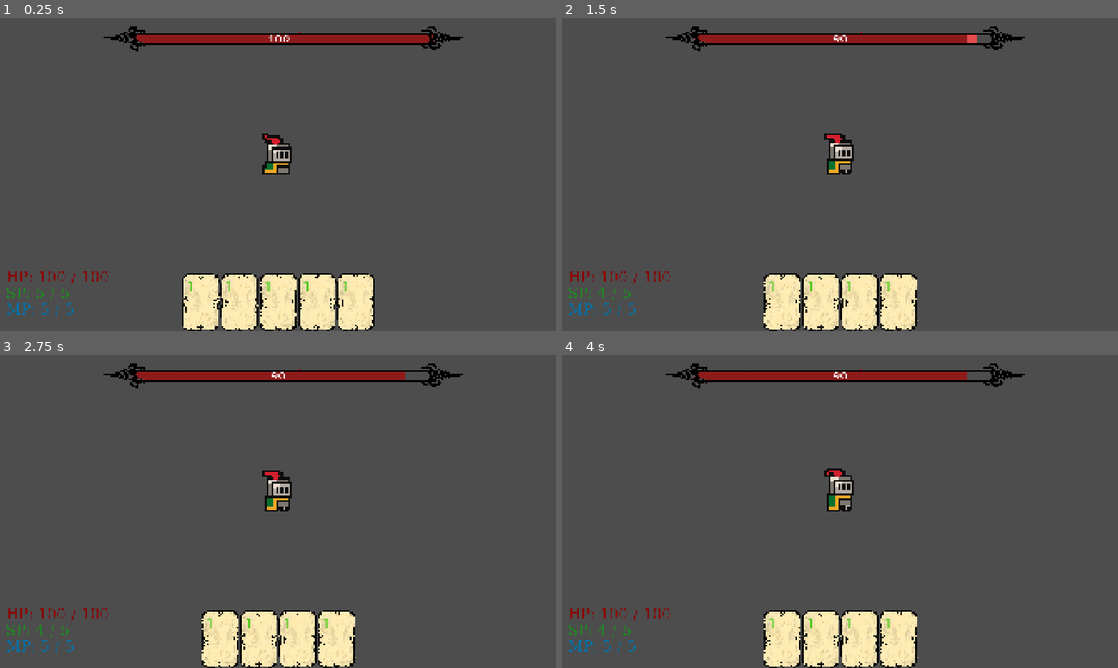
Above: before the commit, frames 1-4 (two rows, left to right).
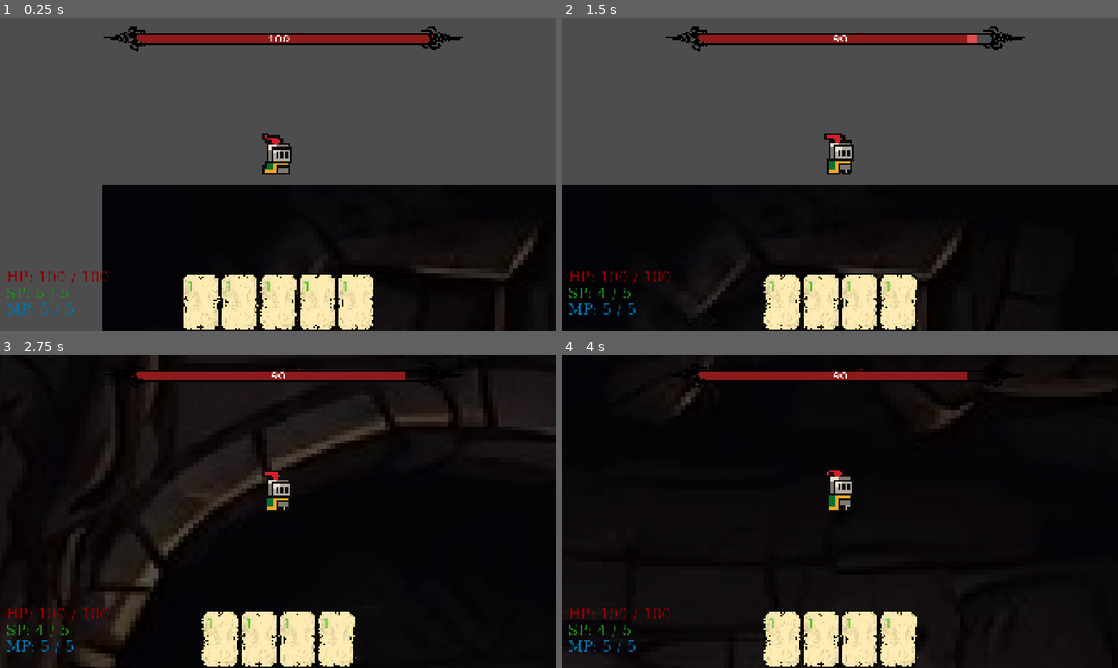
Above: after the commit, the same moments.

Repository: Leony-Liu/LW_game_development
Game: Godot game, scene res://Scene/MAIN/MAIN.tscn
Two runs of this game, one before a commit and one after it. Both use one fixed random seed, a clock stepped at 60 frames per second and the inputs below. This scene is started directly instead of the project's main scene.
Inputs (mouse positions are in pixels of both pictures, inside the frame that each line leads up to):
- Up to frame 1 (0.25 s): no input
- Up to frame 2 (1.5 s): click (762, 302) at 0.52 s; hold D (Right) from 1.28 s (still down); hold Space (block_key) from 1.28 s (still down)
- Up to frame 3 (2.75 s): release D (Right) at 2.03 s; release Space (block_key) at 2.03 s; hold S (Down) from 2.03 s (still down); tap Space (block_key) at 2.1 s
- Up to frame 4 (4 s): release S (Down) at 2.78 s; hold D (Right) 2.78-3.53 s; hold Space (block_key) 2.78-3.53 s; hold W (Up) from 3.53 s (still down); tap Space (block_key) at 3.6 s

The runs differ from the first frame. In frame 1, 32% of the frame differs, in the area x 18-100%, y 53-100%; in frame 2, 42%; in frame 3, 92%; in frame 4, 92%, in the area x 0-100%, y 0-100%.

Commit message:
新增（战斗场景-敌人）：攻击动画连接至逻辑，可以控制快慢刀效果

Diff:
--- a/Scene/Battle_scene/Battlescene.tscn
+++ b/Scene/Battle_scene/Battlescene.tscn
@@ -1,7 +1,8 @@
-[gd_scene load_steps=8 format=3 uid="uid://dendpgv3l41yl"]
+[gd_scene load_steps=9 format=3 uid="uid://dendpgv3l41yl"]
 
 [ext_resource type="Script" uid="uid://2fhw3cnsqx6o" path="res://Scene/Battle_scene/Scripts/battle_game_manager.gd" id="1_ebhhr"]
 [ext_resource type="Script" uid="uid://cjkwkg4utu1o8" path="res://Scene/Battle_scene/Scripts/card_manager.gd" id="1_ygjx7"]
+[ext_resource type="Texture2D" uid="uid://cs83oeaei66dt" path="res://Scene/Battle_scene/Arts/test_background.jpg" id="2_eei88"]
 [ext_resource type="PackedScene" uid="uid://7cdujhisinjp" path="res://Scene/Player_Battle_Scene/player.tscn" id="2_noken"]
 [ext_resource type="PackedScene" uid="uid://ci2n0jrhben06" path="res://Scene/Enemy_Battle_Scene/Enemy.tscn" id="3_mvvqq"]
 [ext_resource type="Script" uid="uid://cn6n0udgtnrfh" path="res://Scene/Battle_scene/Scripts/battle_ui_manager.gd" id="3_nr23r"]
@@ -12,6 +13,12 @@
 script = ExtResource("1_ebhhr")
 
 [node name="Environment" type="Node2D" parent="."]
+
+[node name="Sprite2D" type="Sprite2D" parent="Environment"]
+modulate = Color(0.33, 0.33, 0.33, 1)
+position = Vector2(981.5, 540)
+scale = Vector2(2.115, 1.92115)
+texture = ExtResource("2_eei88")
 
 [node name="Player" parent="." instance=ExtResource("2_noken")]
 position = Vector2(170, 166)
--- a/Scene/Battle_scene/PrivateScene/UI/PlayerInformation/player_infromation.tscn
+++ b/Scene/Battle_scene/PrivateScene/UI/PlayerInformation/player_infromation.tscn
@@ -3,6 +3,9 @@
 [ext_resource type="Script" uid="uid://bevfk1a46rt8a" path="res://Scene/Battle_scene/PrivateScene/UI/PlayerInformation/player_infromation.gd" id="1_on5e8"]
 
 [sub_resource type="FontFile" id="FontFile_on5e8"]
+subpixel_positioning = 0
+msdf_pixel_range = 14
+msdf_size = 128
 cache/0/16/0/ascent = 0.0
 cache/0/16/0/descent = 0.0
 cache/0/16/0/underline_position = 0.0
--- a/Scene/Enemy_Battle_Scene/PrivateScene/EnemyVisuals/enemy_visuals.tscn
+++ b/Scene/Enemy_Battle_Scene/PrivateScene/EnemyVisuals/enemy_visuals.tscn
@@ -1,59 +1,7 @@
-[gd_scene load_steps=6 format=3 uid="uid://dvwff7fyjmfoc"]
-
+[gd_scene load_steps=7 format=3 uid="uid://dvwff7fyjmfoc"]
+
+[ext_resource type="Script" uid="uid://cvdg0ha3hk2rr" path="res://Scene/Enemy_Battle_Scene/PrivateScene/EnemyVisuals/enemy_visuals_manager.gd" id="1_e7gmr"]
 [ext_resource type="Texture2D" uid="uid://bweod8v1ggb1u" path="res://Scene/Enemy_Battle_Scene/PrivateScene/EnemyVisuals/Arts/整图.png" id="1_v2abk"]
-
-[sub_resource type="Animation" id="Animation_v2abk"]
-resource_name = "idle"
-length = 2.0
-loop_mode = 1
-tracks/0/type = "value"
-tracks/0/imported = false
-tracks/0/enabled = true
-tracks/0/path = NodePath("Character/Body/Chest:position")
-tracks/0/interp = 1
-tracks/0/loop_wrap = true
-tracks/0/keys = {
-"times": PackedFloat32Array(0, 1.00047, 2),
-"transitions": PackedFloat32Array(1, 1, 1),
-"update": 0,
-"values": [Vector2(16, -222), Vector2(16, -229), Vector2(16, -222)]
-}
-tracks/1/type = "value"
-tracks/1/imported = false
-tracks/1/enabled = true
-tracks/1/path = NodePath("Character/Body/Chest/arm-up-r/arm-low-r/hand-r/Weapon:position")
-tracks/1/interp = 1
-tracks/1/loop_wrap = true
-tracks/1/keys = {
-"times": PackedFloat32Array(0, 0.833333, 2),
-"transitions": PackedFloat32Array(1, 1, 1),
-"update": 0,
-"values": [Vector2(-40.6882, 32.4359), Vector2(-39.5507, 28.4629), Vector2(-40.6882, 32.4359)]
-}
-tracks/2/type = "value"
-tracks/2/imported = false
-tracks/2/enabled = true
-tracks/2/path = NodePath("Character/Body/Chest/arm-up-r/arm-low-r/hand-r/Weapon:rotation")
-tracks/2/interp = 1
-tracks/2/loop_wrap = true
-tracks/2/keys = {
-"times": PackedFloat32Array(0, 1.00187, 2),
-"transitions": PackedFloat32Array(1, 1, 1),
-"update": 0,
-"values": [0.119969, 0.175973, 0.119969]
-}
-tracks/3/type = "value"
-tracks/3/imported = false
-tracks/3/enabled = true
-tracks/3/path = NodePath("Character/Body/Chest/Arm-up-L:rotation")
-tracks/3/interp = 1
-tracks/3/loop_wrap = true
-tracks/3/keys = {
-"times": PackedFloat32Array(0, 1.1, 2),
-"transitions": PackedFloat32Array(1, 1, 1),
-"update": 0,
-"values": [-0.0455285, -0.0881418, -0.0455285]
-}
 
 [sub_resource type="Animation" id="Animation_e7gmr"]
 length = 0.001
@@ -901,6 +849,72 @@
 "update": 0,
 "values": [Vector2(1, 1), Vector2(1.38, 1.38), Vector2(1, 1)]
 }
+tracks/35/type = "method"
+tracks/35/imported = false
+tracks/35/enabled = true
+tracks/35/path = NodePath(".")
+tracks/35/interp = 1
+tracks/35/loop_wrap = true
+tracks/35/keys = {
+"times": PackedFloat32Array(0.8),
+"transitions": PackedFloat32Array(1),
+"values": [{
+"args": [],
+"method": &"pause_for_telegraph"
+}]
+}
+
+[sub_resource type="Animation" id="Animation_v2abk"]
+resource_name = "idle"
+length = 2.0
+tracks/0/type = "value"
+tracks/0/imported = false
+tracks/0/enabled = true
+tracks/0/path = NodePath("Character/Body/Chest:position")
+tracks/0/interp = 1
+tracks/0/loop_wrap = true
+tracks/0/keys = {
+"times": PackedFloat32Array(0, 1.00047, 2),
+"transitions": PackedFloat32Array(1, 1, 1),
+"update": 0,
+"values": [Vector2(16, -222), Vector2(16, -229), Vector2(16, -222)]
+}
+tracks/1/type = "value"
+tracks/1/imported = false
+tracks/1/enabled = true
+tracks/1/path = NodePath("Character/Body/Chest/arm-up-r/arm-low-r/hand-r/Weapon:position")
+tracks/1/interp = 1
+tracks/1/loop_wrap = true
+tracks/1/keys = {
+"times": PackedFloat32Array(0, 0.833333, 2),
+"transitions": PackedFloat32Array(1, 1, 1),
+"update": 0,
+"values": [Vector2(-40.6882, 32.4359), Vector2(-39.5507, 28.4629), Vector2(-40.6882, 32.4359)]
+}
+tracks/2/type = "value"
+tracks/2/imported = false
+tracks/2/enabled = true
+tracks/2/path = NodePath("Character/Body/Chest/arm-up-r/arm-low-r/hand-r/Weapon:rotation")
+tracks/2/interp = 1
+tracks/2/loop_wrap = true
+tracks/2/keys = {
+"times": PackedFloat32Array(0, 1.00187, 2),
+"transitions": PackedFloat32Array(1, 1, 1),
+"update": 0,
+"values": [0.119969, 0.175973, 0.119969]
+}
+tracks/3/type = "value"
+tracks/3/imported = false
+tracks/3/enabled = true
+tracks/3/path = NodePath("Character/Body/Chest/Arm-up-L:rotation")
+tracks/3/interp = 1
+tracks/3/loop_wrap = true
+tracks/3/keys = {
+"times": PackedFloat32Array(0, 1.1, 2),
+"transitions": PackedFloat32Array(1, 1, 1),
+"update": 0,
+"values": [-0.0455285, -0.0881418, -0.0455285]
+}
 
 [sub_resource type="AnimationLibrary" id="AnimationLibrary_r1g3y"]
 _data = {
@@ -910,6 +924,7 @@
 }
 
 [node name="EnemyVisuals" type="Node2D"]
+script = ExtResource("1_e7gmr")
 
 [node name="Character" type="Skeleton2D" parent="."]
 position = Vector2(-474, -905)
@@ -943,6 +958,7 @@
 [node name="arm-up-r" type="Bone2D" parent="Character/Body/Chest"]
 position = Vector2(123, 21)
 rotation = -0.0344437
+scale = Vector2(1, 1)
 rest = Transform2D(1, 0, 0, 1, 123, 21)
 
 [node name="arm-low-r" type="Bone2D" parent="Character/Body/Chest/arm-up-r"]
@@ -961,11 +977,13 @@
 [node name="Leg-up-l" type="Bone2D" parent="Character/Body"]
 position = Vector2(-51, 26)
 rotation = 0.245921
+scale = Vector2(1, 1)
 rest = Transform2D(1, 0, 0, 1, -51, 26)
 
 [node name="leg-low-l" type="Bone2D" parent="Character/Body/Leg-up-l"]
 position = Vector2(4, 125)
 rotation = -0.062873
+scale = Vector2(1, 1)
 rest = Transform2D(1, 0, 0, 1, 4, 125)
 
 [node name="feet-l" type="Bone2D" parent="Character/Body/Leg-up-l/leg-low-l"]
@@ -975,6 +993,7 @@
 
 [node name="leg-up-r" type="Bone2D" parent="Character/Body"]
 position = Vector2(84, 28)
+scale = Vector2(1, 1)
 rest = Transform2D(1, 0, 0, 1, 84, 28)
 
 [node name="leg-low-r" type="Bone2D" parent="Character/Body/leg-up-r"]
--- /dev/null
+++ b/Scene/Enemy_Battle_Scene/PrivateScene/EnemyVisuals/enemy_visuals_manager.gd
@@ -0,0 +1,46 @@
+# enemy_visuals_manager
+#
+#
+
+extends Node2D
+
+@onready var anim = $AnimationPlayer
+
+# ==========================================
+# 体验变量
+# ==========================================
+var current_telegraph_time: float  # 提示阶段时长
+var current_wait_time: float       # 等待阶段时长
+
+# ==========================================
+# 前摇结束后调用
+# ==========================================
+func pause_for_telegraph():
+	# 1. 瞬间定格动画（前摇结束，保持高举武器）
+	anim.pause()
+	print("提示等待代码正常生效")
+	# ----------------------------------------
+	# 【阶段 2：提示】
+	# ----------------------------------------
+
+	# TODO 这里可以插入提示效果
+
+
+	# 强制等待提示阶段彻底完成
+	if current_telegraph_time > 0:
+		await get_tree().create_timer(current_telegraph_time).timeout
+
+	# ----------------------------------------
+	# 【阶段 3：等待】
+	# ----------------------------------------
+
+	# 等待程序设定的额外停顿时间
+	if current_wait_time > 0:
+		await get_tree().create_timer(current_wait_time).timeout
+
+	# ----------------------------------------
+	# 【阶段 4：攻击】
+	# ----------------------------------------
+
+	# 时间到，恢复动画播放
+	anim.play()
--- a/Scene/Enemy_Battle_Scene/Scripts/enemy_attack.gd
+++ b/Scene/Enemy_Battle_Scene/Scripts/enemy_attack.gd
@@ -5,59 +5,23 @@
 
 extends State
 
-# ==========================================
-# 战斗体验数值，供机制更改
-# ==========================================
-var windup_time: float = 0.6      # 1. 前摇时长：玩家看到起手势
-var telegraph_time: float = 0.4   # 2. 提示时长：高危警告，弹反的黄金期开始
-var recovery_time: float = 0.8    # 4. 后摇时长：敌人大喘气，玩家的绝对安全输出期
+@onready var enemy_visual = $"../../Visuals/EnemyVisuals"
+
 
 func enter(msg: Dictionary = {}) -> void:
 	# 开启异步协程，按顺序执行四个阶段
-	_execute_attack_flow()
+	_execute_attack()
 
 # ==========================================
 # 攻击流程
 # ==========================================
-func _execute_attack_flow() -> void:
-	# ================= 阶段 1：前摇 (Wind-up) =================
-	print("EnemyAttack [1/4]：前摇开始")
-	# [画面表现]：播放敌人抬手、深呼吸、或武器向后拉伸的动画
+func _execute_attack() -> void:
 
-	await get_tree().create_timer(windup_time).timeout
+	enemy_visual.current_telegraph_time = 1.0  # 提示阶段持续 1 秒
+	enemy_visual.current_wait_time = 0.5       # 提示结束后，再停顿 0.5 秒才劈下
 
+	enemy_visual.anim.play("attack")
 
-	# ================= 阶段 2：攻击提示 (Telegraph) =================
-	print("EnemyAttack [2/4]：攻击提示！(玩家弹反判定点即将到来)")
-	# [画面表现]：头顶闪烁红光、弹出类只狼的“危”字、播放“叮”的蓄力音效、武器附魔高亮等强视觉反馈
-
-	await get_tree().create_timer(telegraph_time).timeout
-
-
-	# ================= 阶段 3：攻击打出 (Attack) =================
-	print("EnemyAttack [3/4]：伤害结算！")
-	# [画面表现]：播放武器挥下的瞬间动作、伴随破空音效
-	# [画面表现]：(可选) 如果打中玩家，触发极短暂的屏幕震动 (Camera Shake) 或 顿帧 (Hitstop)
-
-	# 核心逻辑：算出伤害并打包，扔给 EventBus 水管
-	var calculator = host.get_node("Data/Calculator")
-	var final_dmg = calculator.calculate_outgoing_damage()
-	var payload = {
-		"damage": final_dmg,
-		"source": host,
-		"type": "physical"
-	}
-	EventBus.enemy_dealt_damage.emit(payload)
-
-
-	# ================= 阶段 4：攻击后摇 (Recovery) =================
-	print("EnemyAttack [4/4]：进入后摇硬直")
-	# [画面表现]：播放敌人大喘气、因惯性身体前倾、缓慢收起武器的动画
-	# [画面表现]：(可选) 改变敌人材质颜色变暗，或者UI提示“破绽”，暗示当前是玩家出牌输出的安逸期
-
-	await get_tree().create_timer(recovery_time).timeout
-
-
-	# 流程结束，收尾并切回发呆状态
-	print("EnemyAttack：攻击流程结束，返回 Idle")
+	# 动画结束后切回Idle
+	await enemy_visual.anim.animation_finished
 	get_parent().transition_to("Idle")
--- a/project.godot
+++ b/project.godot
@@ -38,6 +38,7 @@
 "res://DataBase/": "red",
 "res://Scene/": "blue",
 "res://Scene/Battle_scene/": "blue",
+"res://Scene/Battle_scene/Arts/": "purple",
 "res://Scene/Battle_scene/PrivateScene/UI/": "purple",
 "res://Scene/Battle_scene/Scripts/": "yellow",
 "res://Scene/Card_scene/": "blue",
Binary file added: Scene/Battle_scene/Arts/test_background.jpg
Not shown, added: Scene/Battle_scene/Arts/test_background.jpg.import
Not shown, added: Scene/Enemy_Battle_Scene/PrivateScene/EnemyVisuals/enemy_visuals_manager.gd.uid
